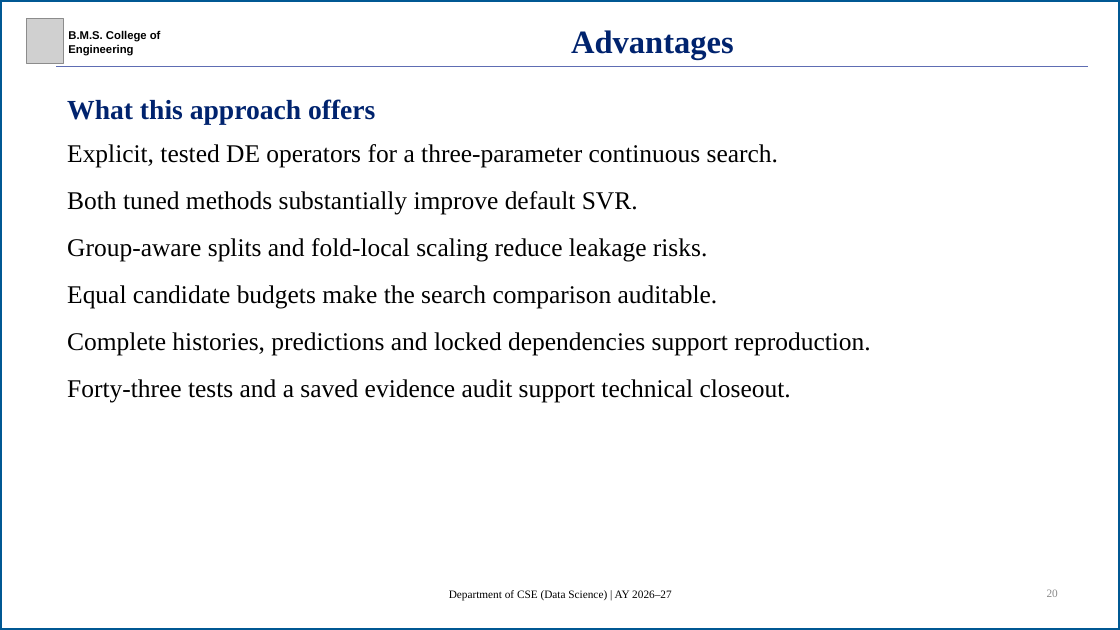
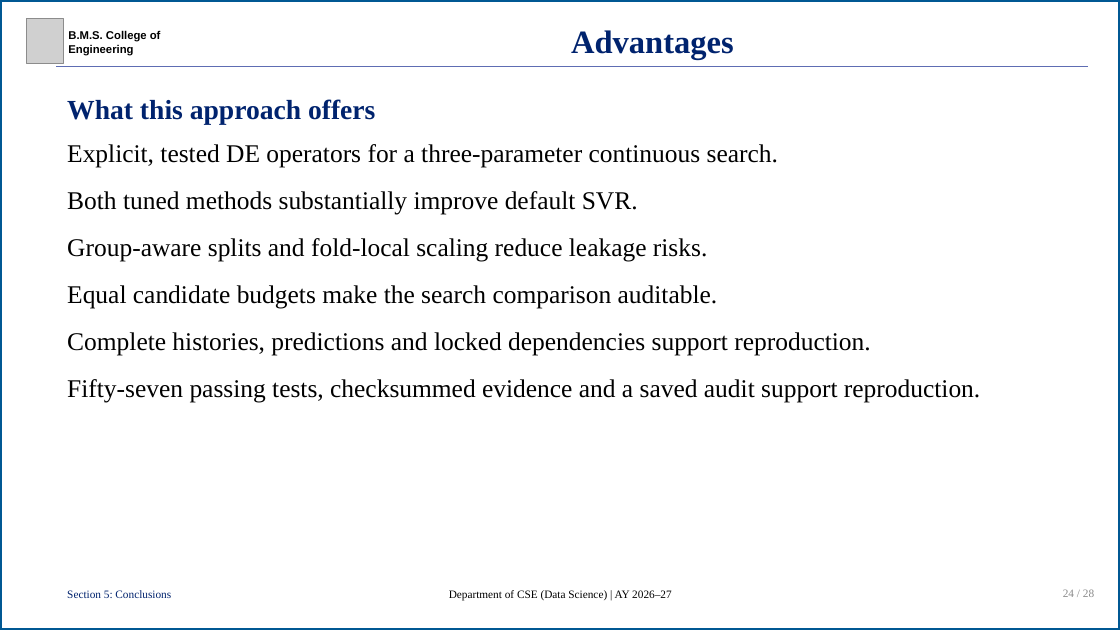
Before and after one commit to R-V-Abhishek/concrete-strength-de-svr, a slide deck: slide 24 of presentation/concrete-strength-de-svr-presentation.pptx (slide 20 before the commit). Drawn at 1120x630 pixels with LibreOffice and Linux fonts; fonts in the diff are those of the drawing; grey boxes stand for pictures. Boxes give left, top, right and bottom in pixels: in the first picture for what was removed or moved away, otherwise in the second. Text is boxed around its words. In the diff, an @@ line names an element or a change of style, - is before the commit and + after.

```diff
--- a/presentation/concrete-strength-de-svr-presentation.pptx
+++ b/presentation/concrete-strength-de-svr-presentation.pptx
@@ text at <box>67,379,980,402</box>: text changed @@
-Forty-three tests and a saved evidence audit support technical closeout.
+Fifty-seven passing tests, checksummed evidence and a saved audit support reproduction.
@@ text added at <box>67,590,171,598</box>, 16 pt, text #00236E @@
+Section 5: Conclusions
@@ text at <box>1063,589,1094,597</box>: text changed @@
-20
+24 / 28
```
Also in this commit, not shown: 23 other slides changed, 4 slides added, 19 other files.
